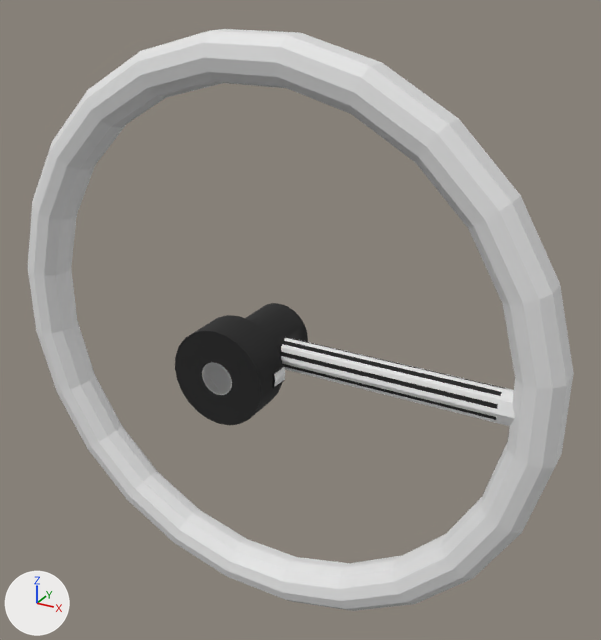
A saved change to the Blender file Models/SSPX/sspx-inflatable-centrifuge-25-1-iva.blend.
Both versions are drawn from a camera (50 mm lens) standing at (9.85, -15.36, 8.9) and looking at (0.91, 0.9, 0.77). The axes (+X, +Y, +Z) are drawn at lower left. The lights are the same throughout.

The first picture shows 'depthMask', 'shellCollider_rotating', 'shell_rotating', 'shell_stationary'.
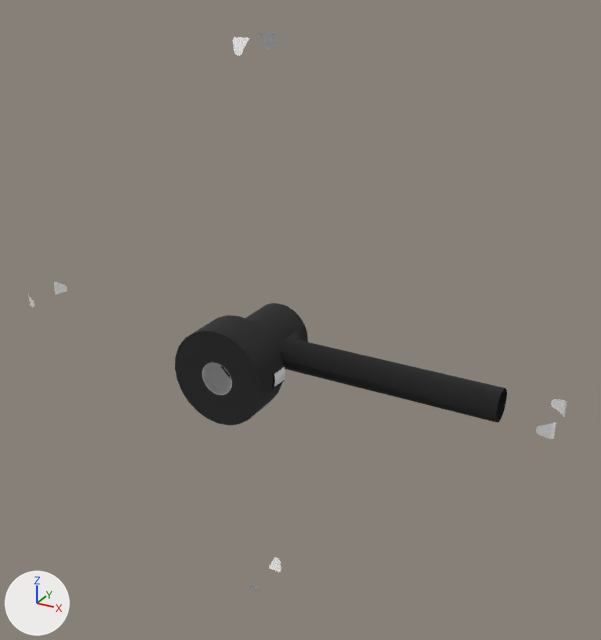
Commit message: Final round of sspx depth mask fixes

Boxes (x1, y1, x2, y2) around the edits, measured in the pictures (601 x 640 px):
'shellCollider_rotating', hidden: before (28, 29, 574, 611)
'depthMask', moved, turned: before (274, 367, 285, 386); after (28, 33, 567, 594)

Patch to the scene script:
```diff
--- a/Models/SSPX/sspx-inflatable-centrifuge-25-1-iva.blend.py
+++ b/Models/SSPX/sspx-inflatable-centrifuge-25-1-iva.blend.py
@@ ob_shellcollider_rotating @@
 ob_shellcollider_rotating.location = (0.0, 0.0, 0.0)
+ob_shellcollider_rotating.hide_set(True)
@@ ob_depthmask @@
 ob_depthmask.parent = ob_freeiva_stationary
-ob_depthmask.location = (0.0, 1.398, 0.0)
-ob_depthmask.rotation_euler = (-3.142, -1.571, 0.0)  # degrees (-180, -90, 0)
+ob_depthmask.location = (-0.000224, 0.507, -0.0000412)
+ob_depthmask.rotation_euler = (3.142, 0.0, 0.0)  # degrees (180, 0, 0)
```
